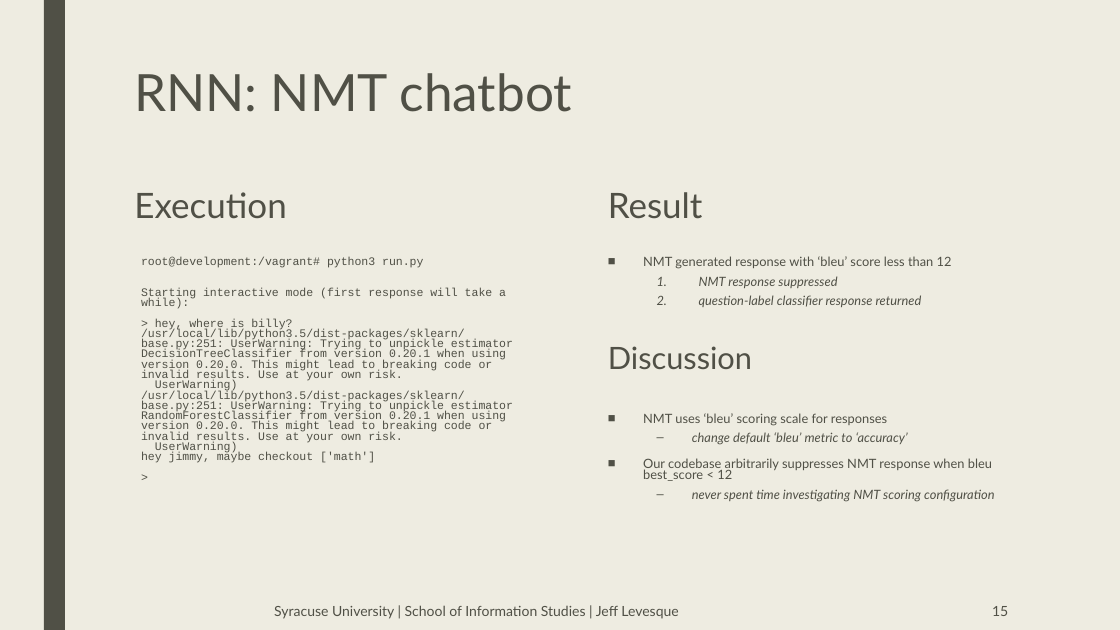
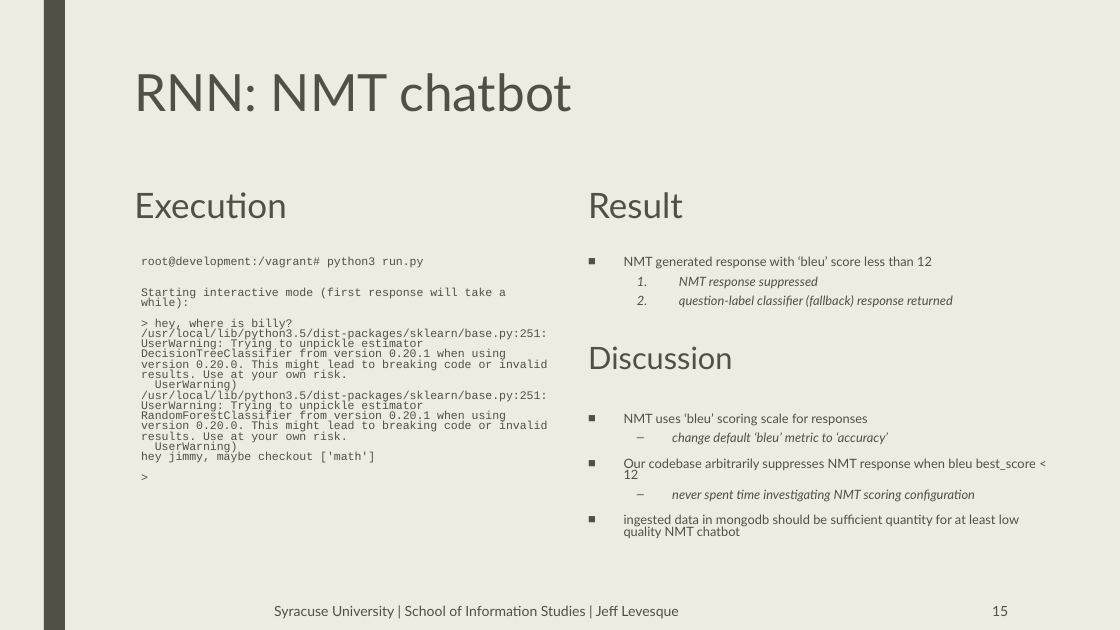
Before and after one commit to jeff1evesque/ist-exit-portfolio, a slide deck: slide 15 of presentation.pptx. Drawn at 1120x630 pixels with LibreOffice and Linux fonts; fonts in the diff are those of the drawing. Boxes give left, top, right and bottom in pixels: in the first picture for what was removed or moved away, otherwise in the second. Text is boxed around its words. In the diff, an @@ line names an element or a change of style, - is before the commit and + after.

Commit message:
#12: presentation.pptx, update RNN slide

```diff
--- a/presentation.pptx
+++ b/presentation.pptx
@@ text "Result": place and size @@
-text "Result" at bbox=[608, 192, 703, 219]
+text "Result" at bbox=[588, 192, 683, 219]
@@ text "root@development:/vagrant# python3 run.py" rewrapped from bbox=[141, 257, 513, 463] to bbox=[141, 257, 547, 463] @@
@@ text "NMT generated response with ‘bleu’ ...": place and size @@
-text "NMT generated response with ‘bleu’ ..." at bbox=[608, 256, 994, 502]
+text "NMT generated response with ‘bleu’ ..." at bbox=[588, 256, 1036, 538]
@@ text at bbox=[679, 295, 953, 307]: text changed @@
-  2. question-label classifier response returned
+  2. question-label classifier (fallback) response returned
@@ text at bbox=[624, 514, 1019, 538]: paragraph added @@
+■ ingested data in mongodb should be sufficient quantity for at least low quality NMT chatbot
```
